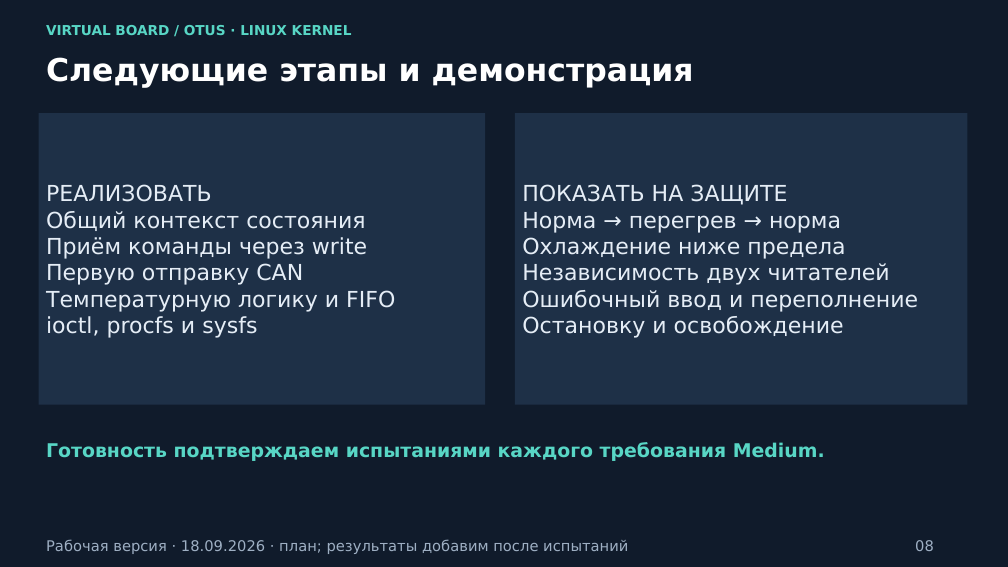
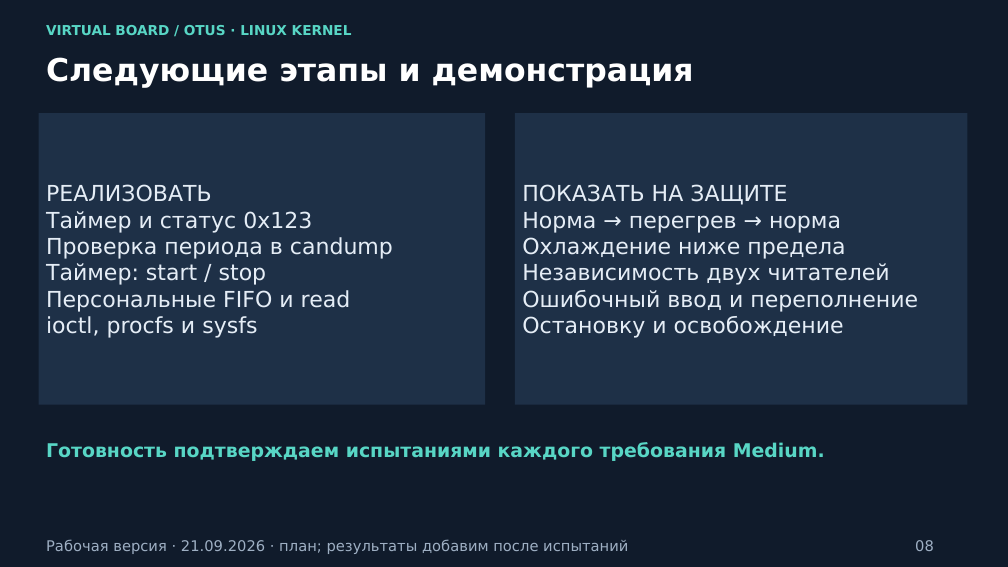
Before and after one commit to andrey-yunin/virtual-board, a slide deck: slide 8 of docs/presentation/virtual_board.pptx. Drawn at 1008x567 pixels with LibreOffice and Linux fonts; fonts in the diff are those of the drawing. Boxes give left, top, right and bottom in pixels: in the first picture for what was removed or moved away, otherwise in the second. Text is boxed around its words. In the diff, an @@ line names an element or a change of style, - is before the commit and + after.

```diff
--- a/docs/presentation/virtual_board.pptx
+++ b/docs/presentation/virtual_board.pptx
@@ text in rectangle at [46, 211, 393, 312]: text changed @@
-Общий контекст состояния
-Приём команды через write
-Первую отправку CAN
-Температурную логику и FIFO
+Таймер и статус 0x123
+Проверка периода в candump
+Таймер: start / stop
+Персональные FIFO и read
@@ text at [46, 539, 628, 554]: text changed @@
-Рабочая версия · 18.09.2026 · план; результаты добавим после испытаний
+Рабочая версия · 21.09.2026 · план; результаты добавим после испытаний
```
Also in this commit, not shown: 7 other slides changed, 13 other files.
